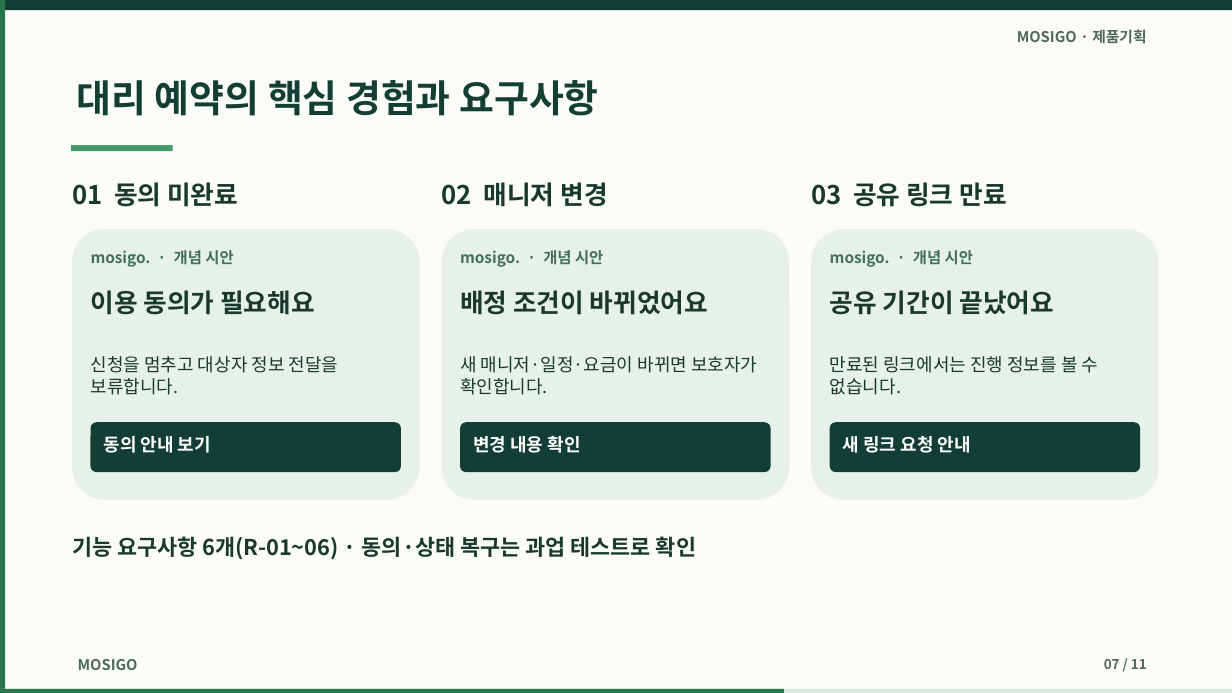
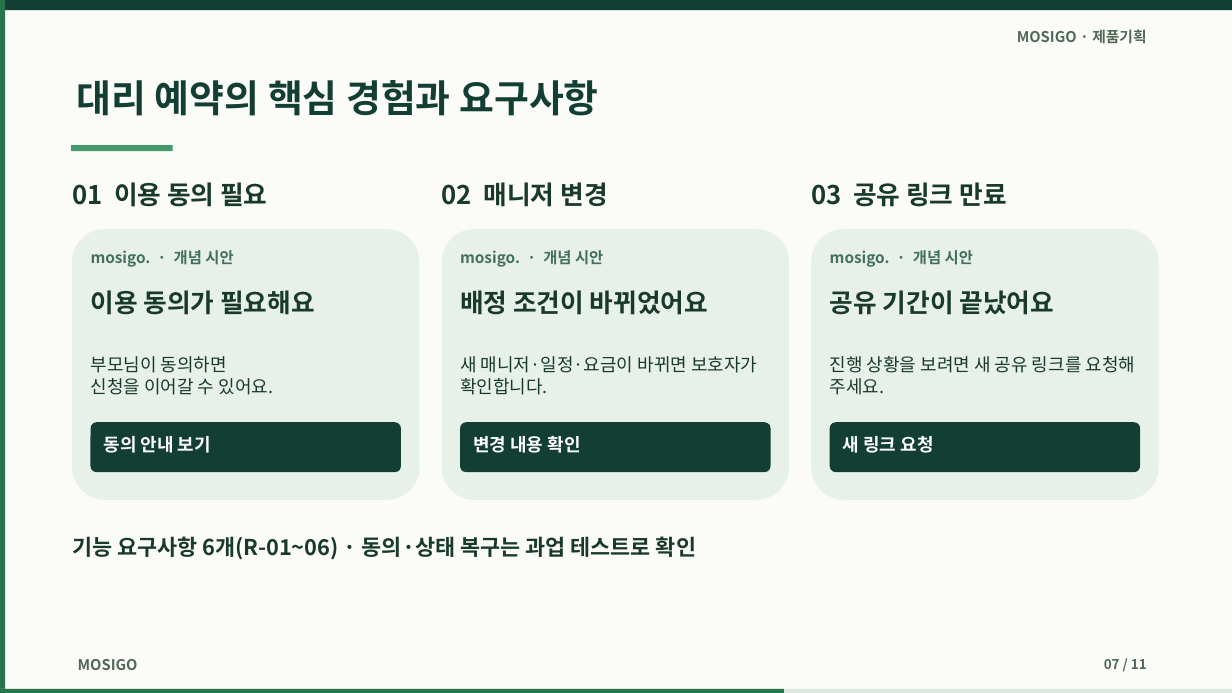
Before and after one commit to dohyunkimmm/mosigo-case-study, a slide deck: slide 7 of downloads/mosigo_report.pptx. Drawn at 1232x693 pixels with LibreOffice and Linux fonts; fonts in the diff are those of the drawing. Boxes give left, top, right and bottom in pixels: in the first picture for what was removed or moved away, otherwise in the second. Text is boxed around its words. In the diff, an @@ line names an element or a change of style, - is before the commit and + after.

```diff
--- a/downloads/mosigo_report.pptx
+++ b/downloads/mosigo_report.pptx
@@ text at [72, 182, 267, 207]: text changed @@
-01 동의 미완료
+01 이용 동의 필요
@@ text at [91, 356, 273, 395]: text changed @@
-신청을 멈추고 대상자 정보 전달을 보류합니다.
+부모님이 동의하면
+신청을 이어갈 수 있어요.
@@ text at [830, 356, 1136, 395]: text changed @@
-만료된 링크에서는 진행 정보를 볼 수 없습니다.
+진행 상황을 보려면 새 공유 링크를 요청해 주세요.
@@ text at [843, 436, 933, 453]: text changed @@
-새 링크 요청 안내
+새 링크 요청
```
Also in this commit, not shown: 2 other slides changed, 10 other files.
